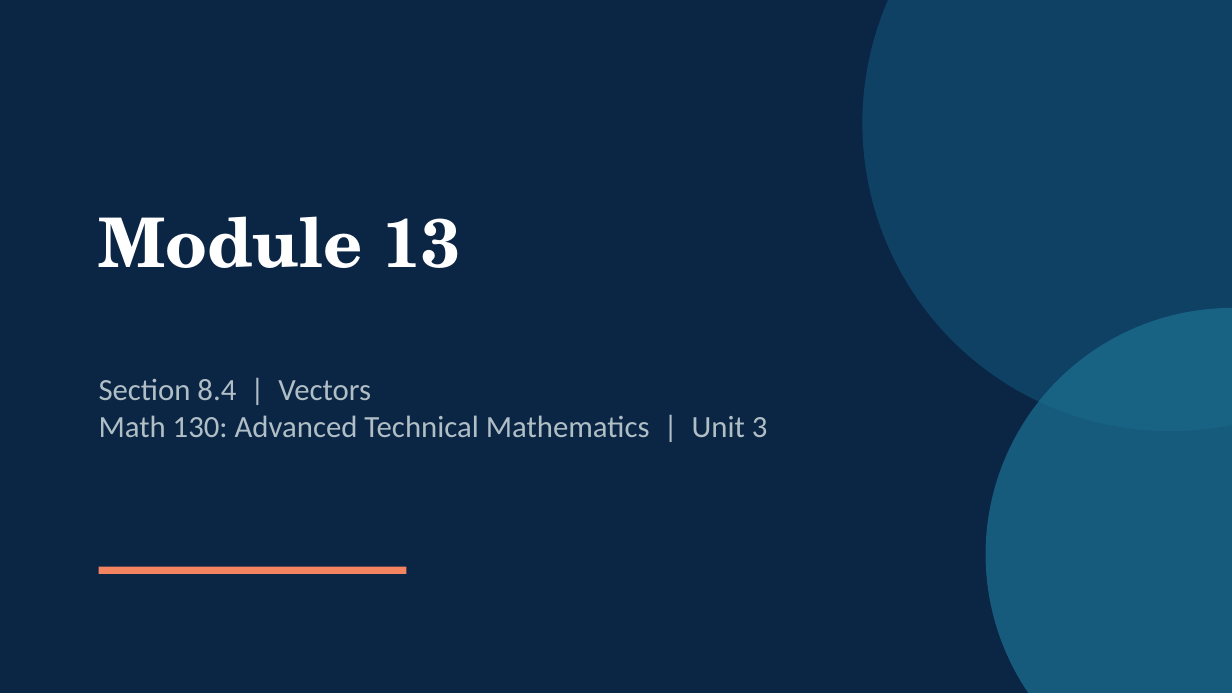
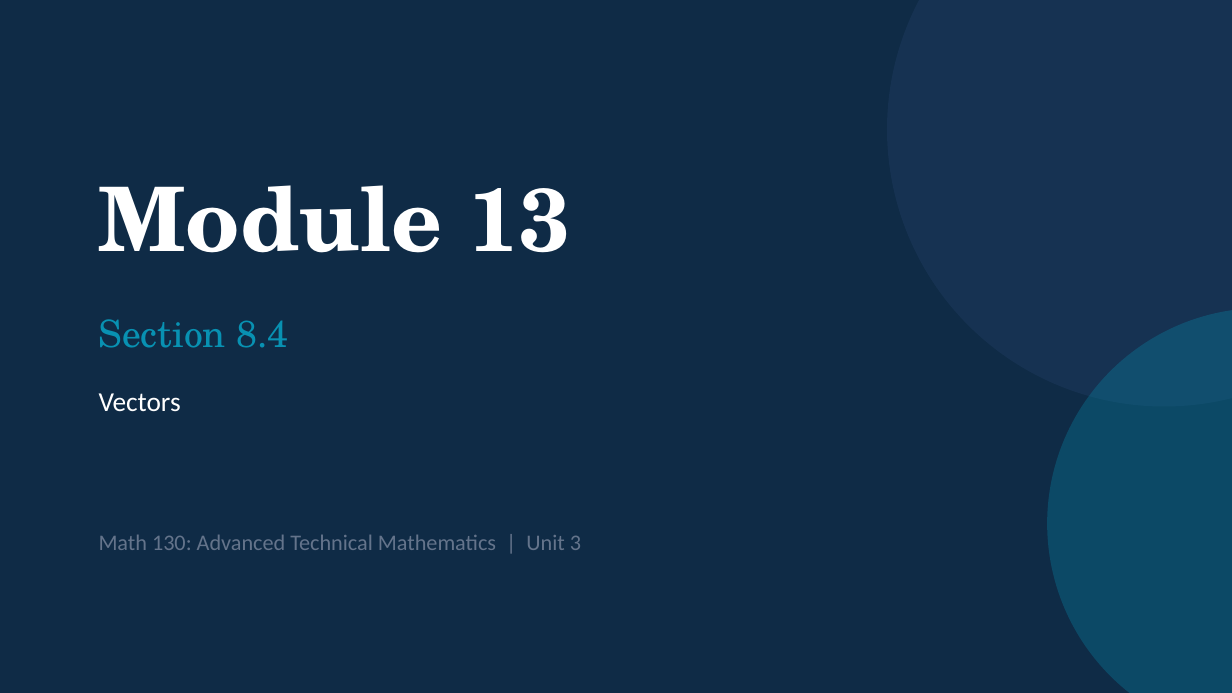
Before and after one commit to andrewhvolk/andrewhvolk.github.io, a slide deck: slide 1 of slides/Math130Unit3D.pptx. Drawn at 1232x693 pixels with LibreOffice and Linux fonts; fonts in the diff are those of the drawing. Boxes give left, top, right and bottom in pixels: in the first picture for what was removed or moved away, otherwise in the second. Text is boxed around its words. In the diff, an @@ line names an element or a change of style, - is before the commit and + after.

```diff
--- a/slides/Math130Unit3D.pptx
+++ b/slides/Math130Unit3D.pptx
@@ background #0B2545 to #0F2B46 @@
@@ ellipse: place and size @@
-ellipse at bbox=[862, 0, 1232, 431]
+ellipse at bbox=[887, 0, 1232, 407]
@@ ellipse at bbox=[887, 0, 1232, 407]: fill #13547A at 60% opacity to #1E3A5F at 50% opacity @@
@@ text "Module 13": place and size @@
-text "Module 13" at bbox=[99, 216, 461, 268]
+text "Module 13" at bbox=[99, 185, 570, 253]
@@ text "Module 13" at bbox=[99, 185, 570, 253]: size 40 to 52 pt @@
@@ text at bbox=[99, 319, 288, 348]: text changed; size 18 to 22 pt; font Calibri to TeX Gyre Schola; text colour #B0BEC5 to #0891B2 @@
-Section 8.4 | Vectors
-Math 130: Advanced Technical Mathematics | Unit 3
+Section 8.4
@@ ellipse: place and size @@
-ellipse at bbox=[986, 308, 1232, 693]
+ellipse at bbox=[1047, 308, 1232, 693]
@@ ellipse at bbox=[1047, 308, 1232, 693]: fill #1C7293 at 70% opacity to #0891B2 at 30% opacity @@
@@ text added at bbox=[99, 393, 181, 412], 16 pt, text #FFFFFF @@
+Vectors
@@ text added at bbox=[99, 535, 581, 550], 13 pt, text #64748B @@
+Math 130: Advanced Technical Mathematics | Unit 3
@@ rectangle removed at bbox=[99, 567, 407, 574] @@
```
Also in this commit, not shown: 4 other slides changed, 8 slides added, 19 slides removed.
